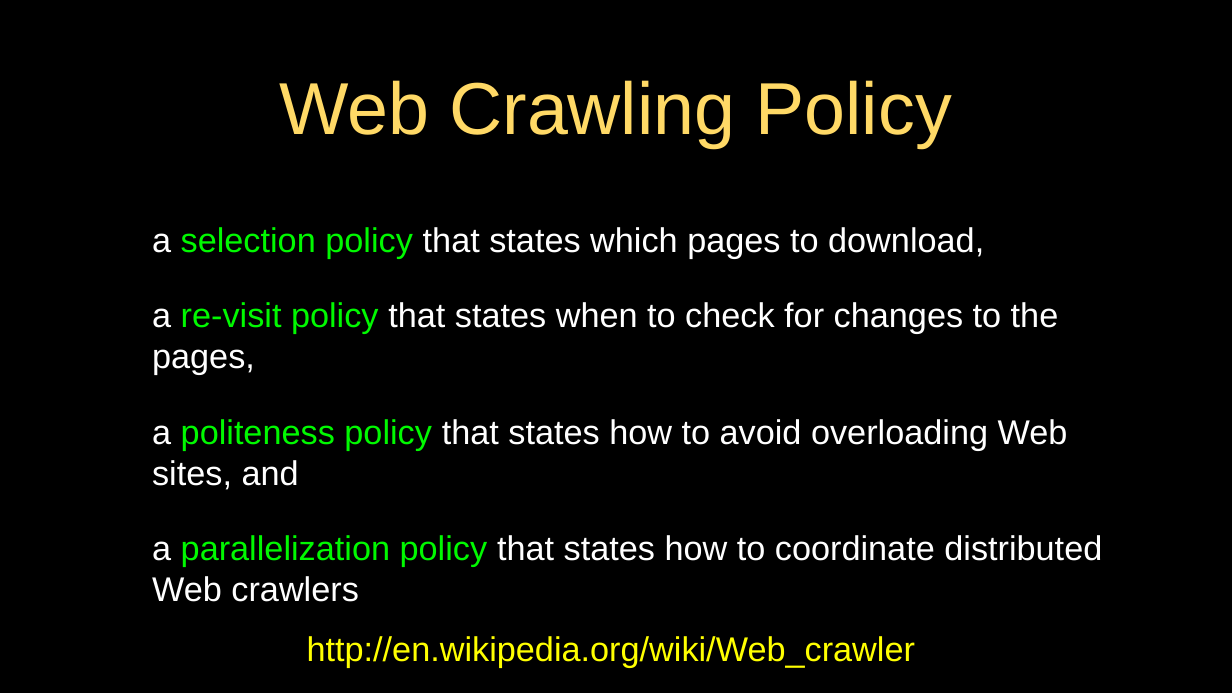
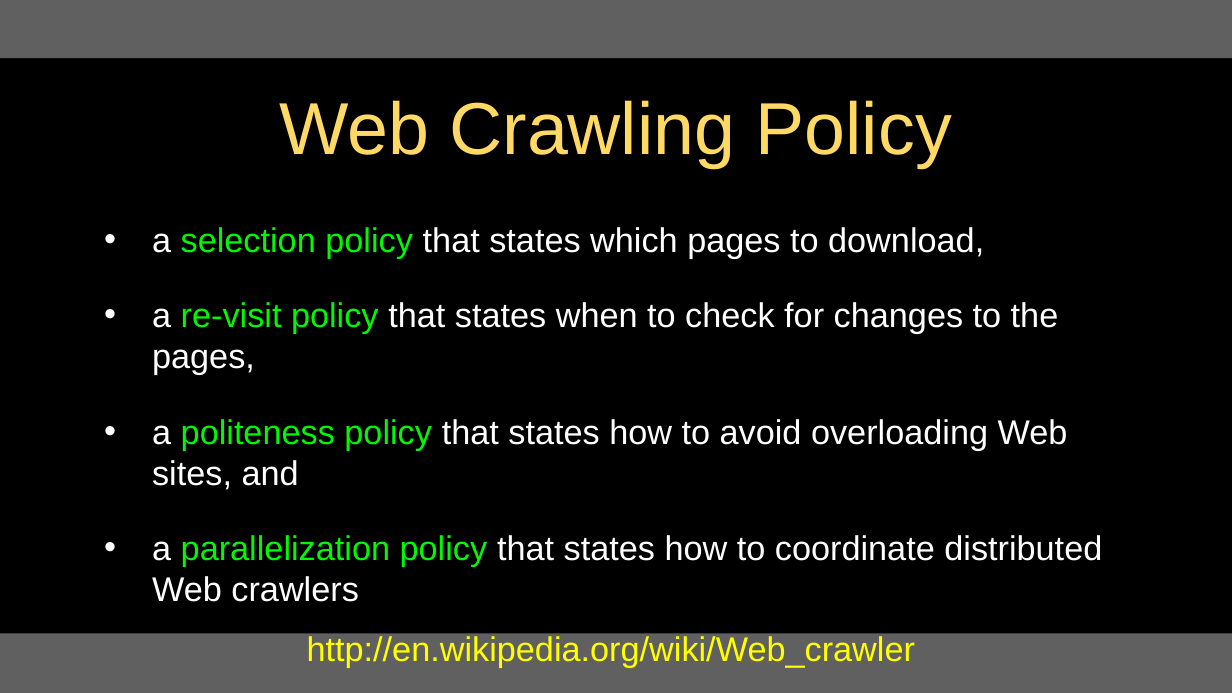
Before and after one commit to csev/py4e, a slide deck: slide 11 of lectures3/Pythonlearn-16-Data-Viz.pptx. Drawn at 1232x693 pixels with LibreOffice and Linux fonts; fonts in the diff are those of the drawing. Boxes give left, top, right and bottom in pixels: in the first picture for what was removed or moved away, otherwise in the second. Text is boxed around its words. In the diff, an @@ line names an element or a change of style, - is before the commit and + after.

```diff
--- a/lectures3/Pythonlearn-16-Data-Viz.pptx
+++ b/lectures3/Pythonlearn-16-Data-Viz.pptx
@@ rectangle added at (0,0,1232,58), fill #606060 @@
@@ title "Web Crawling Policy": place and size @@
-title "Web Crawling Policy" at (279,80,952,148)
+title "Web Crawling Policy" at (279,100,952,168)
@@ text "a selection policy that states ..." at (152,227,1102,602): bullet colour #000000 to #FFFFFF @@
@@ rectangle added at (0,633,1232,692), fill #606060 @@
```
Also in this commit, not shown: 18 other slides changed, 14 other files.
